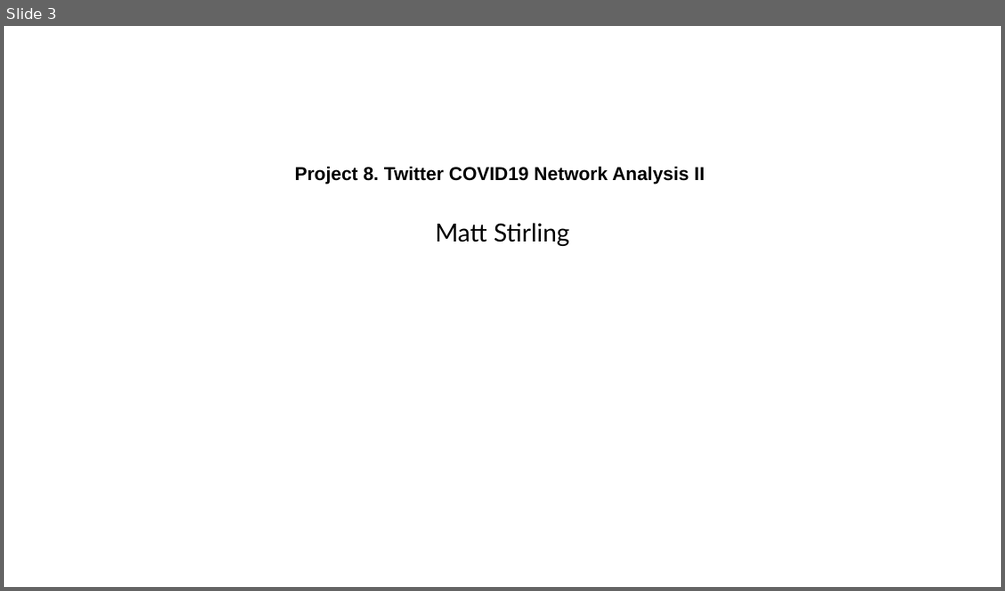
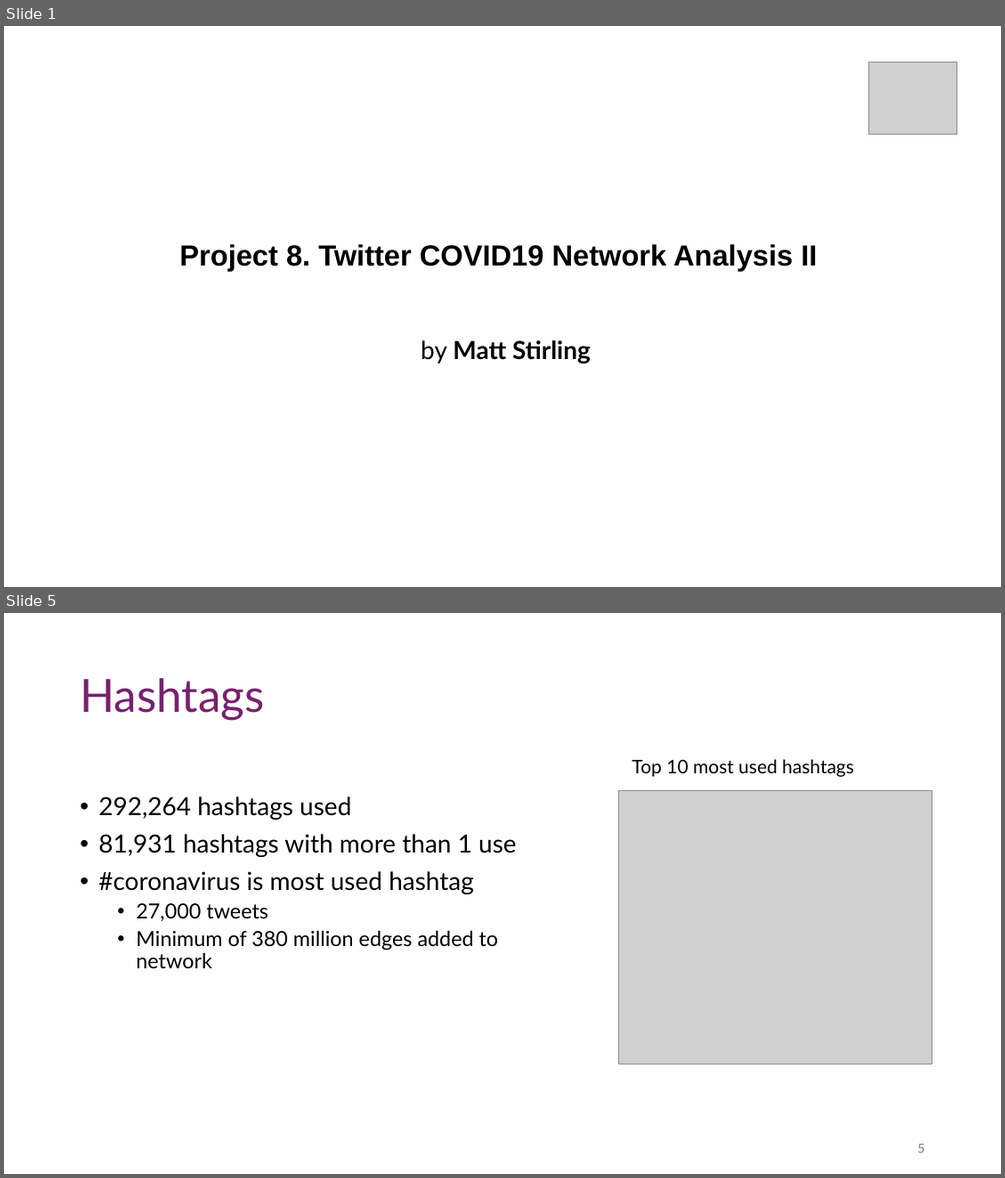
Before and after one commit to MattThePerson/SNA_Project_2024, a slide deck: Project Materials/Semiar Presentation.pptx. Shown one above the other, each under a label of ours: slide 3 before the commit, slides 1 and 5 after it; the slides between them are not shown. The pictures are 1005x591 and 1005x1178 pixels, drawn with LibreOffice and Linux fonts; fonts in the diff are those of the drawing; grey boxes stand for pictures. Boxes give left, top, right and bottom in pixels: in the first picture for what was removed or moved away, otherwise in the second. Text is boxed around its words. In the diff, an @@ line names an element or a change of style, - is before the commit and + after.

```diff
--- a/Project Materials/Semiar Presentation.pptx
+++ b/Project Materials/Semiar Presentation.pptx
@@ slide 5 added at box(4, 613, 1001, 1174), background #FFFFFF @@
@@ title added at box(80, 678, 264, 720), 44 pt, text #78206E @@
+Hashtags
@@ text added at box(631, 759, 854, 777), 18 pt, text #000000 @@
+Top 10 most used hashtags
@@ text added at box(98, 796, 516, 968), 24 pt, text #000000 @@
+• 292,264 hashtags used
+• 81,931 hashtags with more than 1 use
+• #coronavirus is most used hashtag
+  • 27,000 tweets
+  • Minimum of 380 million edges added to network
@@ picture added at box(619, 790, 933, 1064) @@
@@ page number added at box(917, 1143, 924, 1152), 12 pt, text #797979 @@
+5
@@ what was slide 3 is now slide 1 @@
@@ slide 1 changed as well @@
@@ picture added at box(868, 62, 956, 135) @@
@@ title "Project 8. Twitter COVID19 Network ...": place and size @@
-title "Project 8. Twitter COVID19 Network ..." at box(295, 166, 704, 184)
+title "Project 8. Twitter COVID19 Network ..." at box(179, 244, 817, 271)
@@ title "Project 8. Twitter COVID19 Network ..." at box(179, 244, 817, 271): size 18 to 28 pt @@
@@ subtitle at box(421, 340, 591, 363): text changed; bold on @@
-Matt Stirling
+by Matt Stirling
```
Also in this commit, not shown: 1 other slide changed, 31 other slides added, 6 slides removed.
